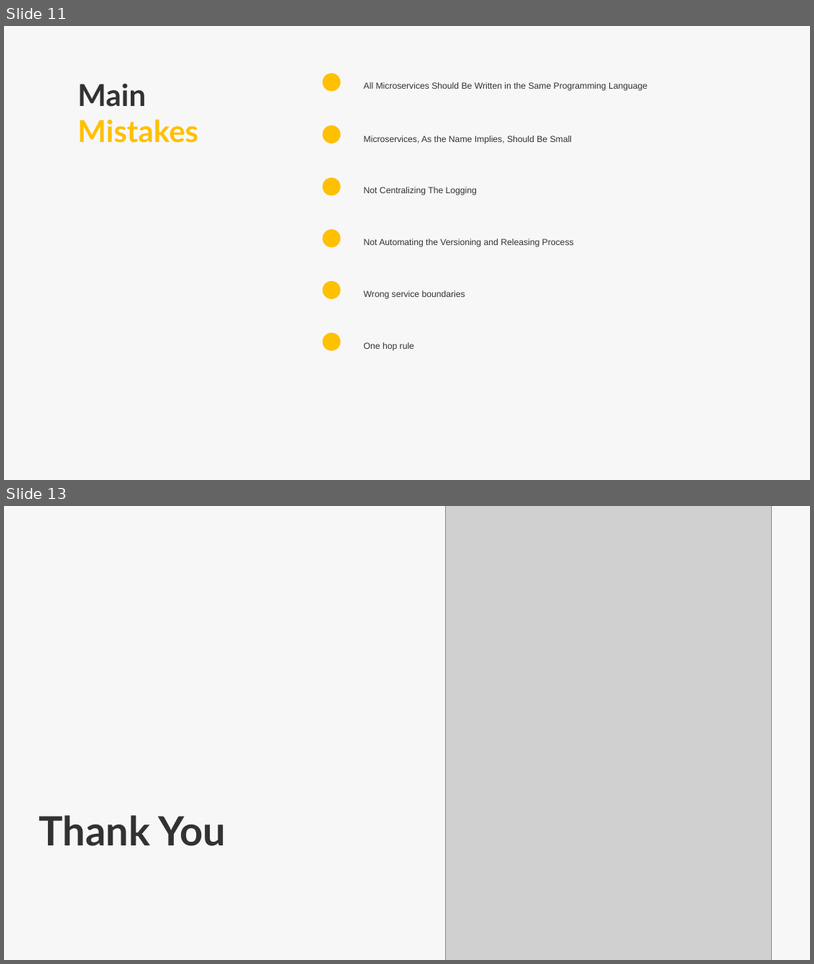
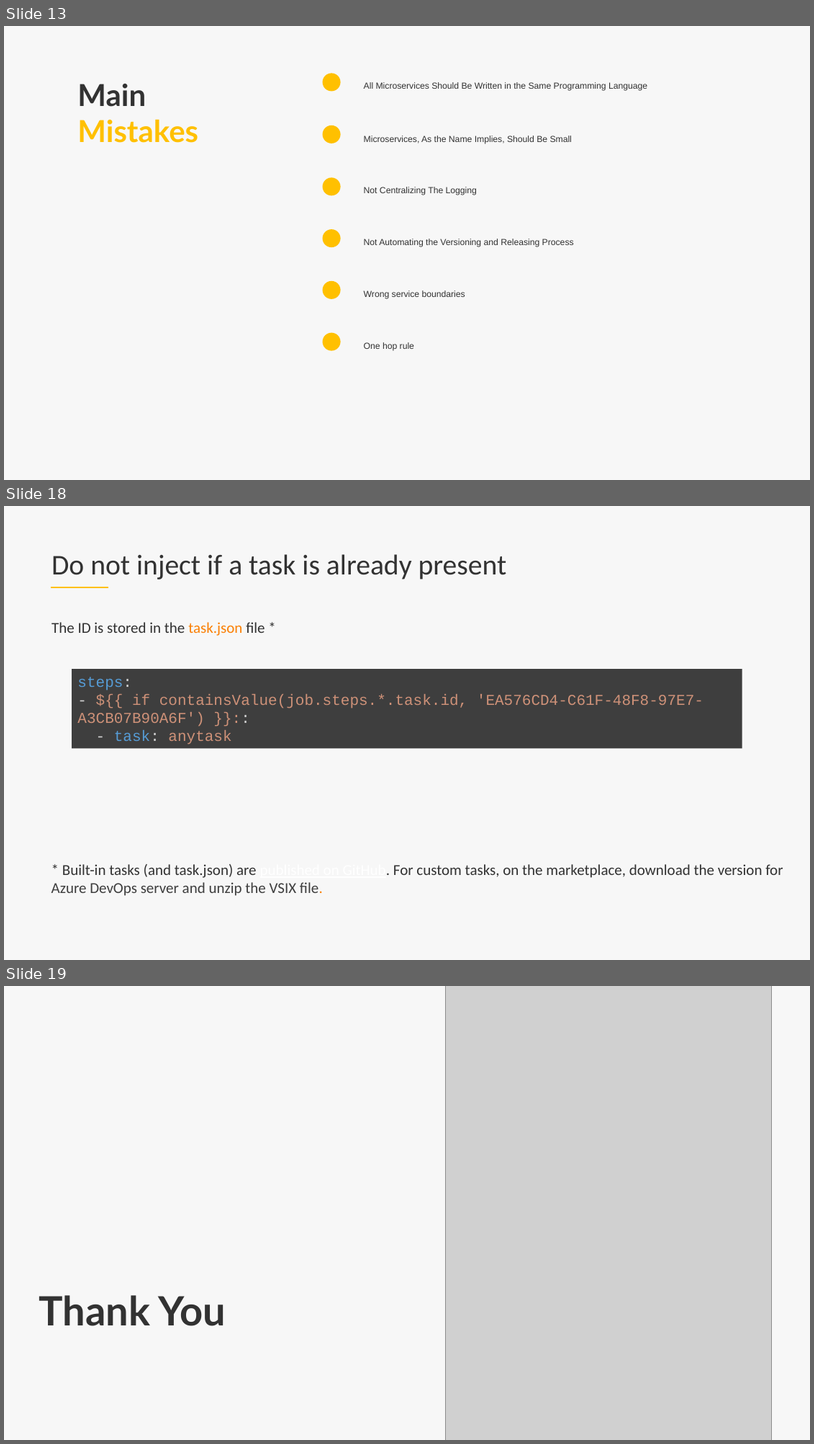
Before and after one commit to lgmorand/azure-devops-pipeline-decorators, a slide deck: presentation/Azure DevOps - pipeline decorators.pptx. Shown one above the other, each under a label of ours: slides 11 and 13 before the commit, slides 13, 18 and 19 after it; the slides between them are not shown. The pictures are 814x964 and 814x1444 pixels, drawn with LibreOffice and Linux fonts; fonts in the diff are those of the drawing; grey boxes stand for pictures; background and template pictures are left out. Boxes give left, top, right and bottom in pixels: in the first picture for what was removed or moved away, otherwise in the second. Text is boxed around its words. In the diff, an @@ line names an element or a change of style, - is before the commit and + after.

```diff
--- a/presentation/Azure DevOps - pipeline decorators.pptx
+++ b/presentation/Azure DevOps - pipeline decorators.pptx
@@ slide 18 added at box(4, 506, 810, 960), background #F7F7F7 @@
@@ title added at box(52, 554, 507, 579), 34 pt, text #323232 @@
+Do not inject if a task is already present
@@ line added from (51, 587) to (108, 587), #FFC000 2.25 pt @@
@@ text added at box(52, 622, 265, 636), 18 pt, text #323232 @@
+The ID is stored in the task.json file *
@@ rectangle added at box(72, 669, 743, 748), fill #3E3E3E, 18 pt, text #CE9178 @@
+steps:
+- ${{ if containsValue(job.steps.*.task.id, 'EA576CD4-C61F-48F8-97E7-A3CB07B90A6F') }}::
+- task: anytask
@@ text added at box(52, 864, 783, 896), 18 pt, text #323232 @@
+* Built-in tasks (and task.json) are published on GitHub. For custom tasks, on the marketplace, download the version for
+Azure DevOps server and unzip the VSIX file.
@@ what was slide 11 is now slide 13 @@
@@ what was slide 13 is now slide 19 @@
```
Also in this commit, not shown: 8 other slides added, 3 slides removed, 2 other files.
